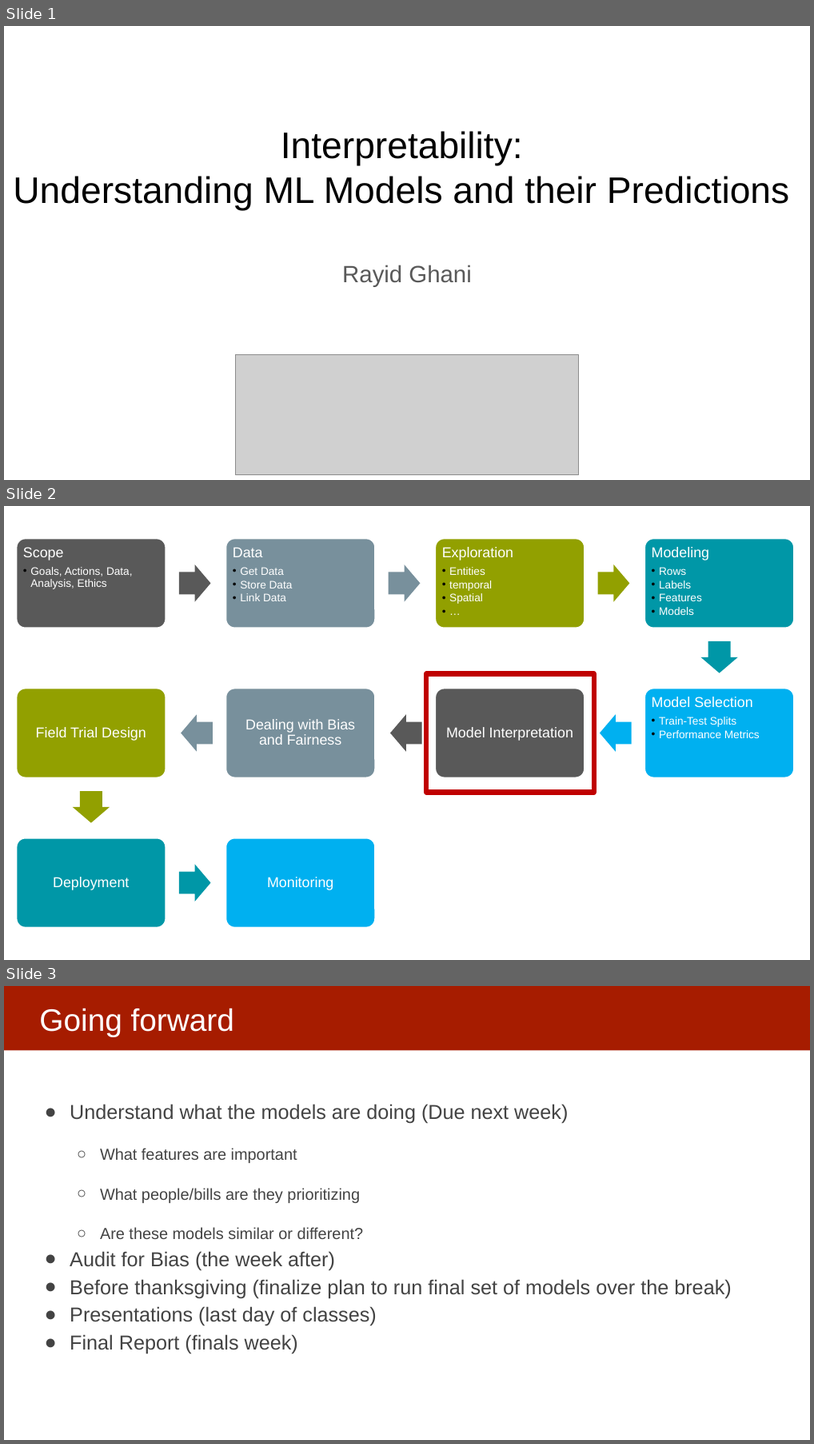
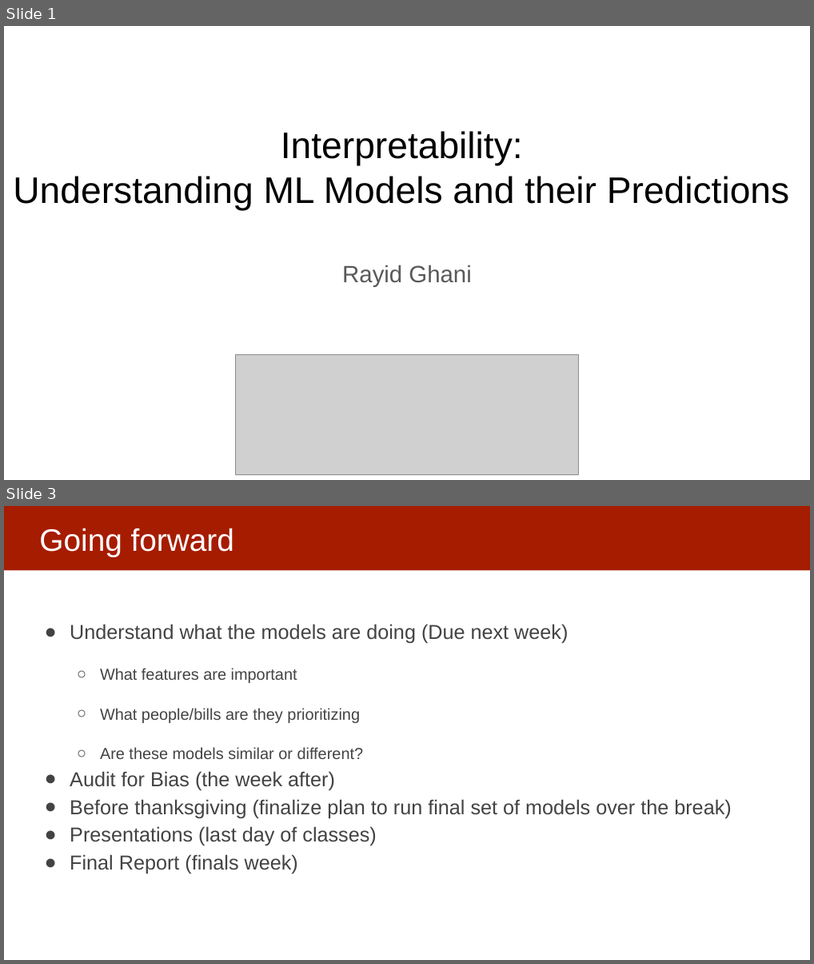
Before and after one commit to dssg/mlforpublicpolicylab, a slide deck: Lectures/16-interpretability-part-1.pptx. Shown one above the other, each under a label of ours: slides 1, 2 and 3 before the commit, slides 1 and 3 after it; the slides between them are not shown. The pictures are 814x1444 and 814x964 pixels, drawn with LibreOffice and Linux fonts; fonts in the diff are those of the drawing; grey boxes stand for pictures. Boxes give left, top, right and bottom in pixels: in the first picture for what was removed or moved away, otherwise in the second. Text is boxed around its words. In the diff, an @@ line names an element or a change of style, - is before the commit and + after.

```diff
--- a/Lectures/16-interpretability-part-1.pptx
+++ b/Lectures/16-interpretability-part-1.pptx
@@ slide 2 removed at box(4, 506, 810, 960), background #FFFFFF @@
@@ rectangle removed at box(427, 673, 594, 792) @@
@@ group removed at box(16, 538, 794, 927): 10 rounded rectangles, 10 texts, 9 right arrows @@
-Scope
-  • Goals, Actions, Data, Analysis, Ethics
-Data
-  • Get Data
-  • Store Data
-  • Link Data
-Exploration
-  • Entities
-  • temporal
-  • Spatial
-  • …
-Modeling
-  • Rows
-  • Labels
-  • Features
-  • Models
-Model Selection
-  • Train-Test Splits
-  • Performance Metrics
-Model Interpretation
-Dealing with Bias and Fairness
-Field Trial Design
-Deployment
-Monitoring
```
Also in this commit, not shown: 2 slides added.
